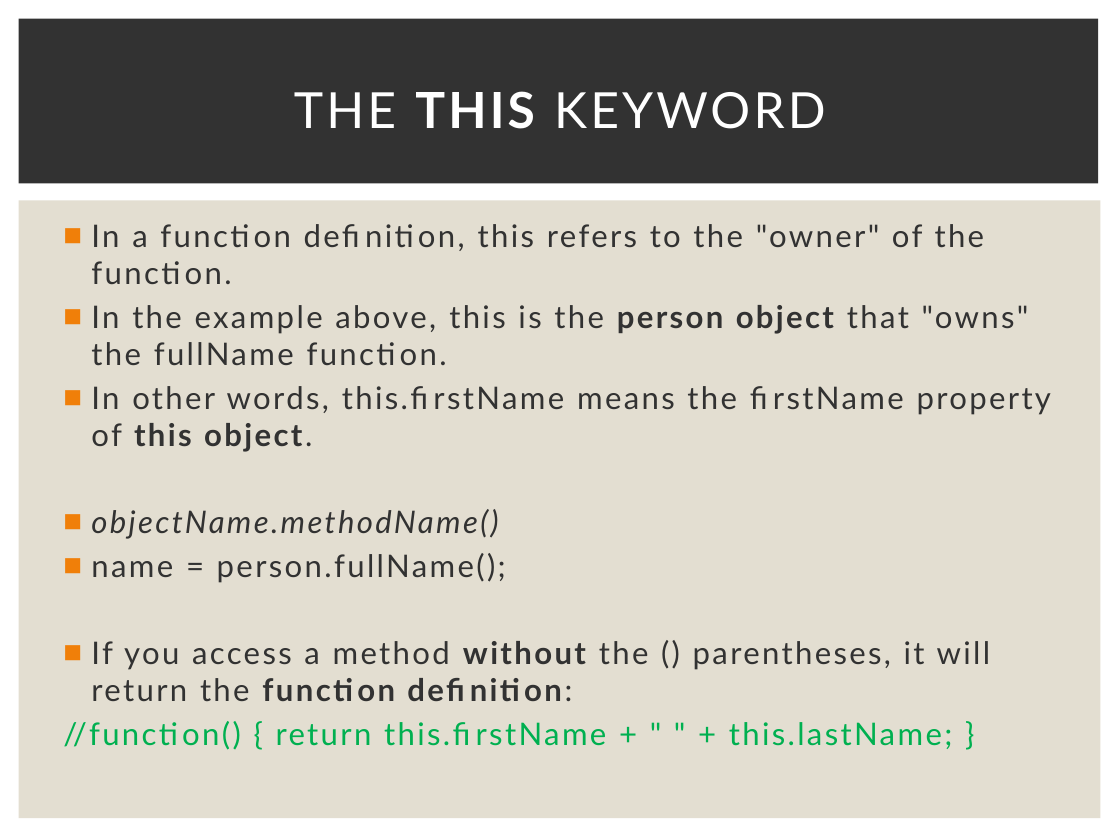
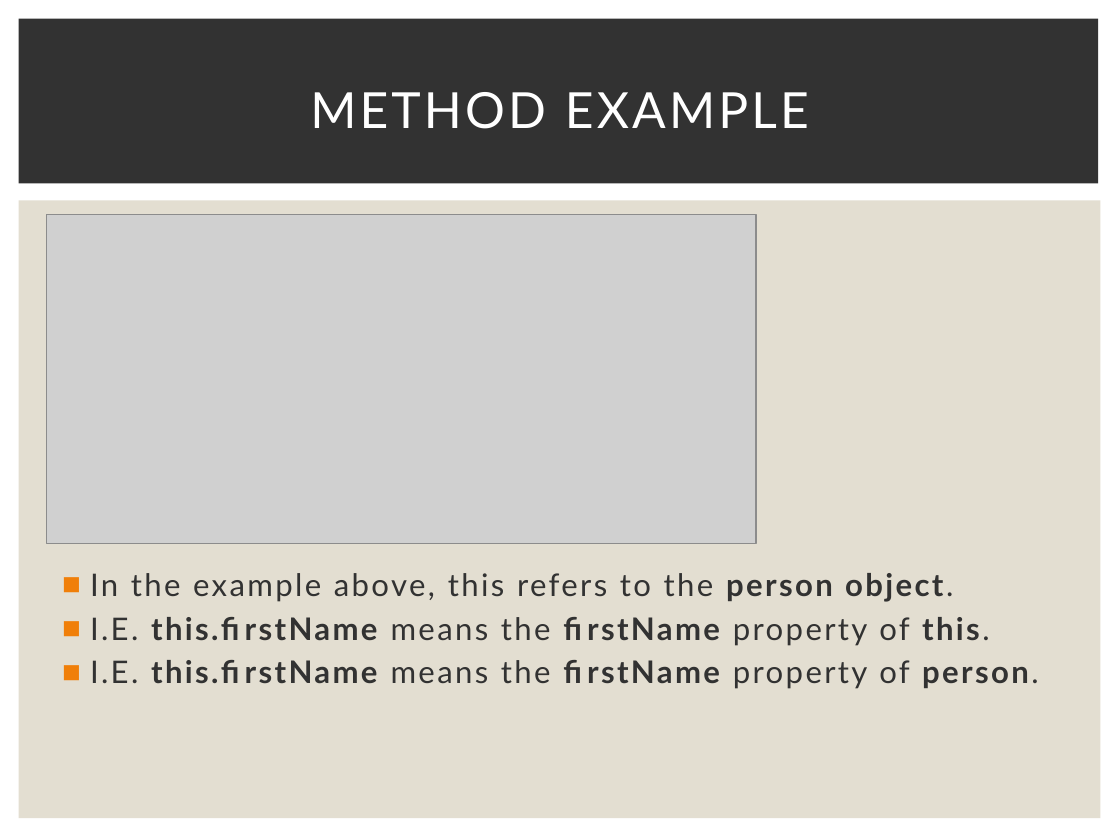
Before and after one commit to Karamihova/Fundamentals-JS, a slide deck: slide 38 of Programming Prep.pptx (slide 35 before the commit). Drawn at 1120x840 pixels with LibreOffice and Linux fonts; fonts in the diff are those of the drawing; grey boxes stand for pictures. Boxes give left, top, right and bottom in pixels: in the first picture for what was removed or moved away, otherwise in the second. Text is boxed around its words. In the diff, an @@ line names an element or a change of style, - is before the commit and + after.

Commit message:
Study JS objects

```diff
--- a/Programming Prep.pptx
+++ b/Programming Prep.pptx
@@ title at (310,92,809,129): text changed @@
-THE THIS KEYWORD
+METHOD EXAMPLE
@@ picture added at (47,215,756,544) @@
@@ text removed at (91,224,1052,749) @@
-■ In a function definition, this refers to the "owner" of the function.
-■ In the example above, this is the person object that "owns" the fullName function.
-■ In other words, this.firstName means the firstName property of this object.
-■ objectName.methodName()
-■ name = person.fullName();
-■ If you access a method without the () parentheses, it will return the function definition:
-//function() { return this.firstName + " " + this.lastName; }
@@ text added at (90,573,1038,689), 20 pt, text #323232 @@
+■ In the example above, this refers to the person object.
+■ I.E. this.firstName means the firstName property of this.
+■ I.E. this.firstName means the firstName property of person.
```
Also in this commit, not shown: 4 other slides changed, 6 slides added, 1 other file.
